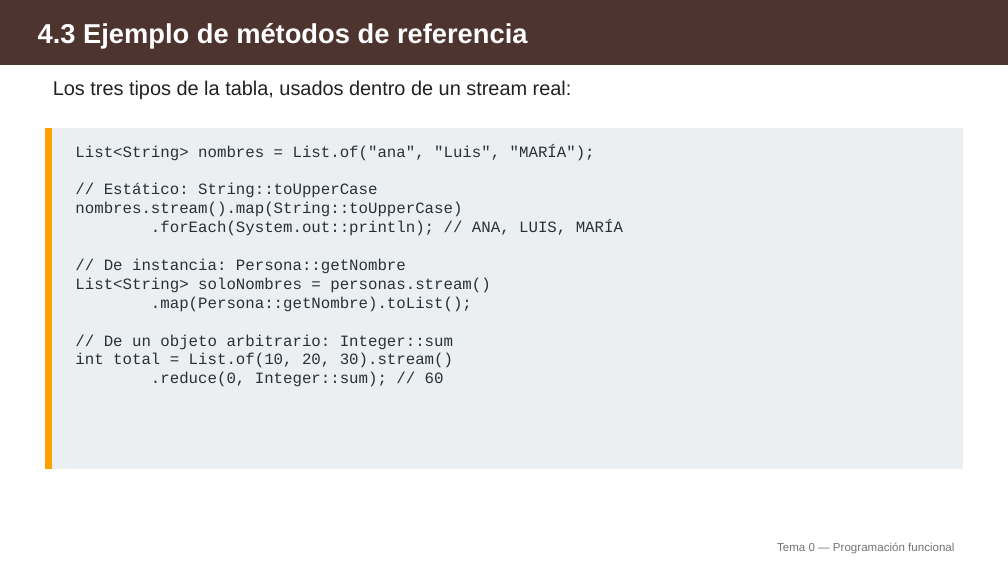
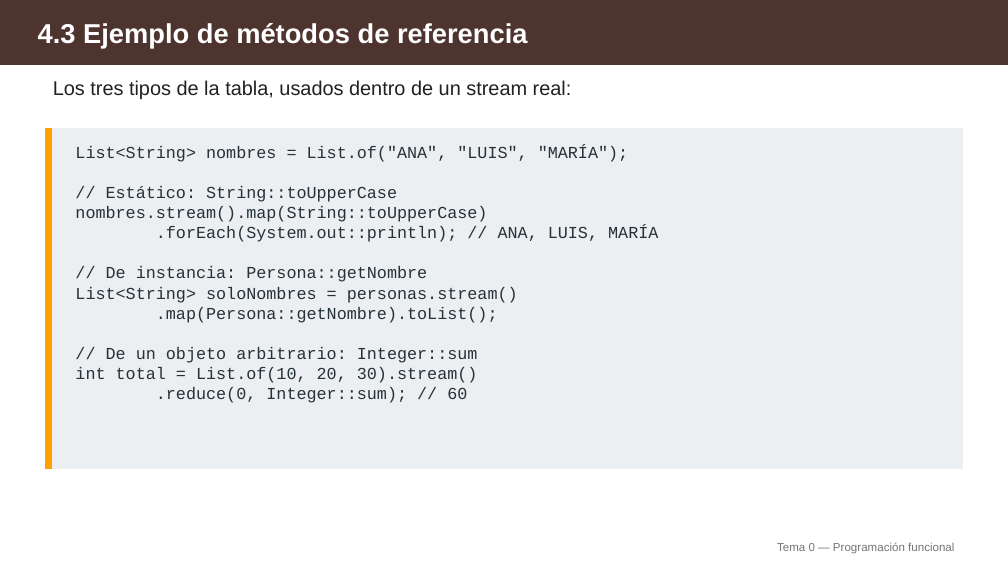
Before and after one commit to aitorventura/programacion-servicios-procesos, a slide deck: slide 8 of docs/tema0/diapositivas/04-programacion-funcional.pptx. Drawn at 1008x567 pixels with LibreOffice and Linux fonts; fonts in the diff are those of the drawing. Boxes give left, top, right and bottom in pixels: in the first picture for what was removed or moved away, otherwise in the second. Text is boxed around its words. In the diff, an @@ line names an element or a change of style, - is before the commit and + after.

```diff
--- a/docs/tema0/diapositivas/04-programacion-funcional.pptx
+++ b/docs/tema0/diapositivas/04-programacion-funcional.pptx
@@ text at [75, 145, 628, 162]: text changed; size 15 to 16 pt @@
-List<String> nombres = List.of("ana", "Luis", "MARÍA");
+List<String> nombres = List.of("ANA", "LUIS", "MARÍA");
@@ text at [75, 186, 658, 403]: size 15 to 16 pt in "// Estático: String::toUpperCase", "nombres.stream().map(String::toUpperCase)", ".forEach(System.out::println); // ANA, LUIS, MARÍA", "// De instancia: Persona::getNombre" and 5 more places @@
```
Also in this commit, not shown: 11 other slides changed, 1 other file.
